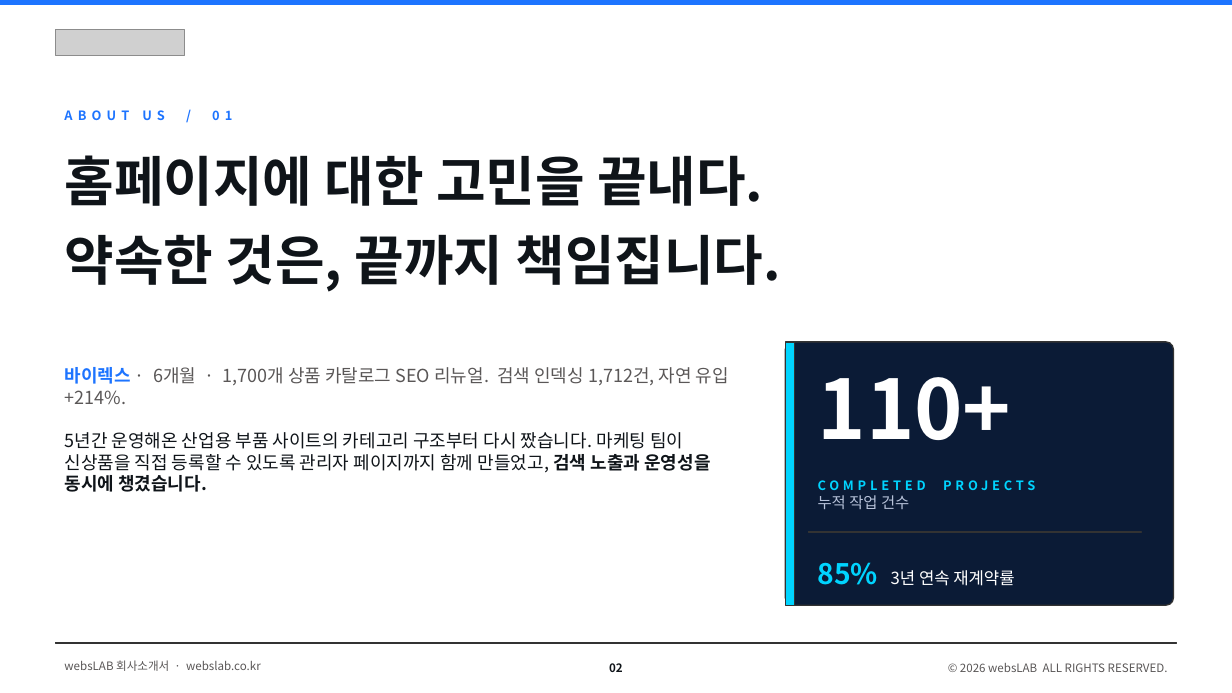
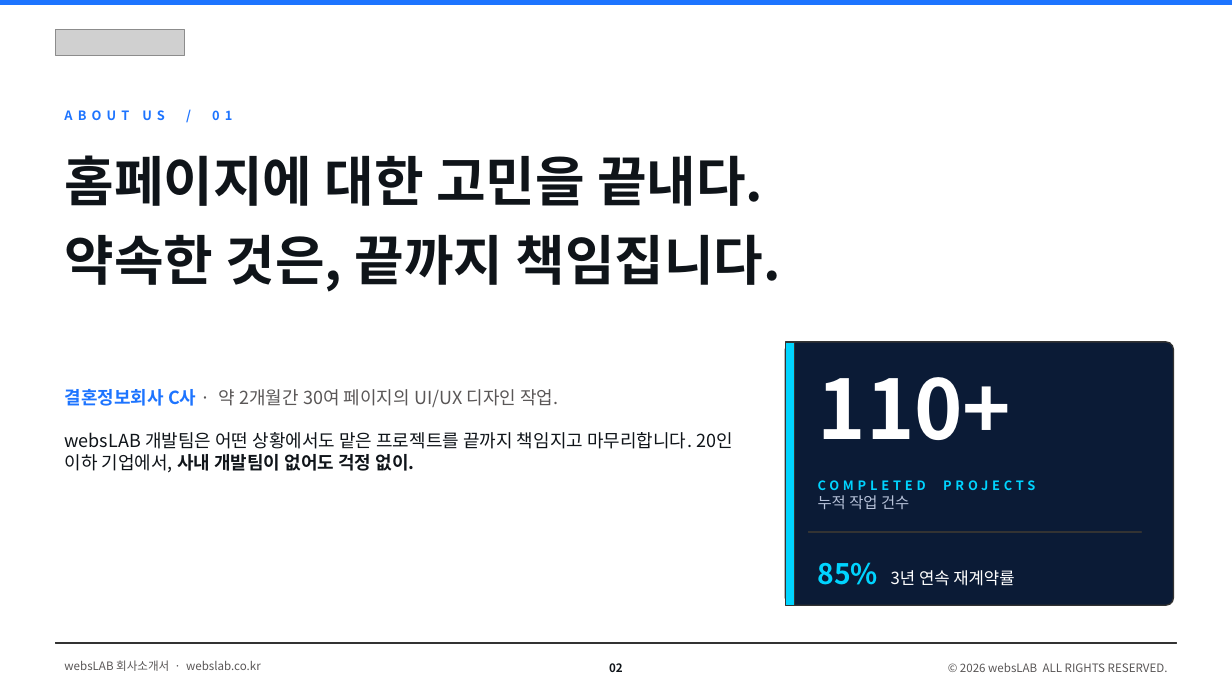
Before and after one commit to hamudo271/webslab.com, a slide deck: slide 2 of public/files/websLAB-brochure.pptx. Drawn at 1232x693 pixels with LibreOffice and Linux fonts; fonts in the diff are those of the drawing; grey boxes stand for pictures. Boxes give left, top, right and bottom in pixels: in the first picture for what was removed or moved away, otherwise in the second. Text is boxed around its words. In the diff, an @@ line names an element or a change of style, - is before the commit and + after.

```diff
--- a/public/files/websLAB-brochure.pptx
+++ b/public/files/websLAB-brochure.pptx
@@ text at [64, 389, 733, 473]: text changed @@
-바이렉스 · 6개월 · 1,700개 상품 카탈로그 SEO 리뉴얼. 검색 인덱싱 1,712건, 자연 유입 +214%.
-5년간 운영해온 산업용 부품 사이트의 카테고리 구조부터 다시 짰습니다. 마케팅 팀이 신상품을 직접 등록할 수 있도록 관리자 페이지까지 함께 만들었고, 검색 노출과 운영성을 동시에 챙겼습니다.
+결혼정보회사 C사 · 약 2개월간 30여 페이지의 UI/UX 디자인 작업.
+websLAB 개발팀은 어떤 상황에서도 맡은 프로젝트를 끝까지 책임지고 마무리합니다. 20인 이하 기업에서, 사내 개발팀이 없어도 걱정 없이.
```
Also in this commit, not shown: 2 other files.
